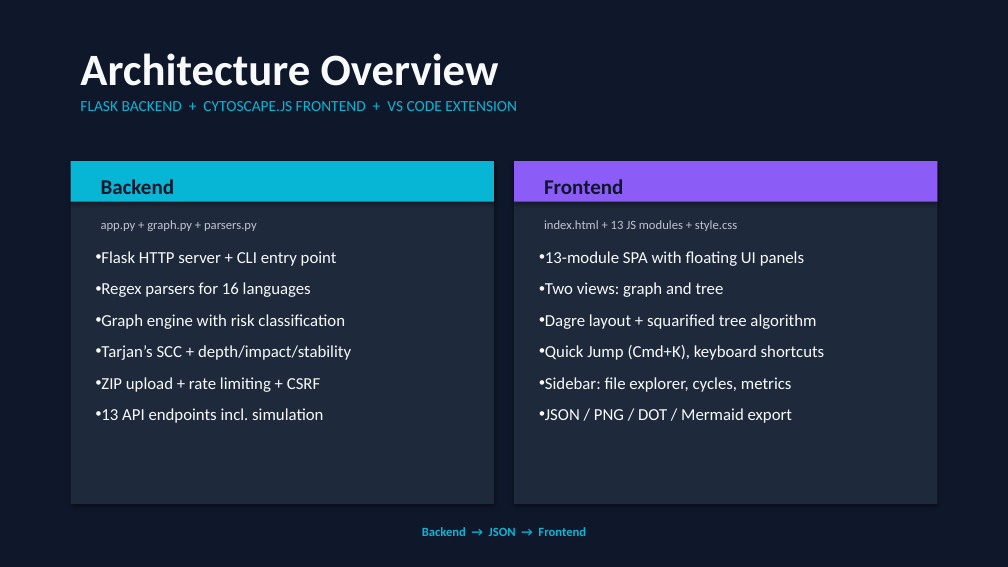
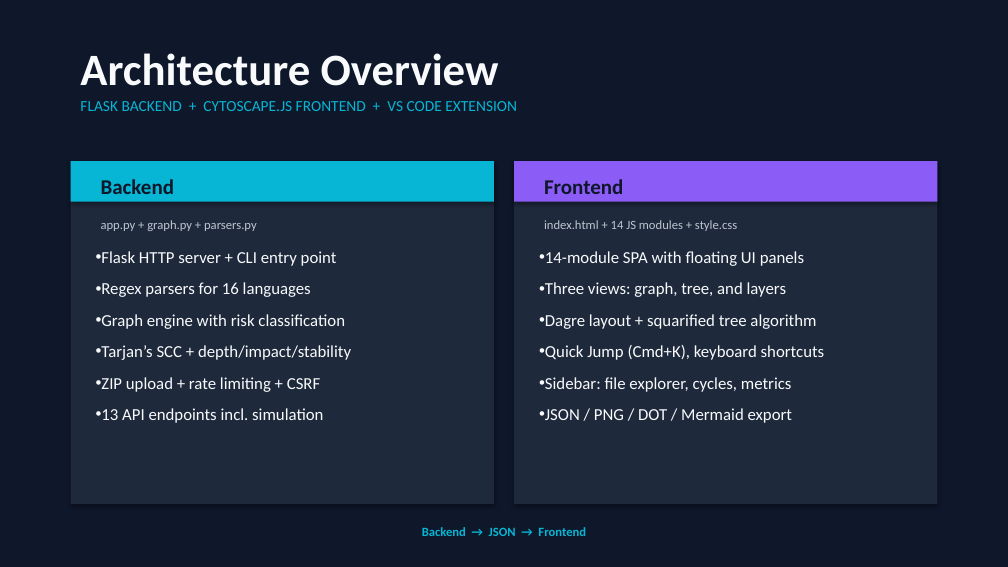
Before and after one commit to hstephan23/dep_graph, a slide deck: slide 4 of DepGraph.pptx. Drawn at 1008x567 pixels with LibreOffice and Linux fonts; fonts in the diff are those of the drawing. Boxes give left, top, right and bottom in pixels: in the first picture for what was removed or moved away, otherwise in the second. Text is boxed around its words. In the diff, an @@ line names an element or a change of style, - is before the commit and + after.

```diff
--- a/DepGraph.pptx
+++ b/DepGraph.pptx
@@ text at bbox=[544, 220, 737, 231]: text changed @@
-index.html + 13 JS modules + style.css
+index.html + 14 JS modules + style.css
@@ text at bbox=[545, 251, 804, 297]: text changed @@
-• 13-module SPA with floating UI panels
-• Two views: graph and tree
+• 14-module SPA with floating UI panels
+• Three views: graph, tree, and layers
```
Also in this commit, not shown: 3 other slides changed, 1 slide added, 8 other files.
